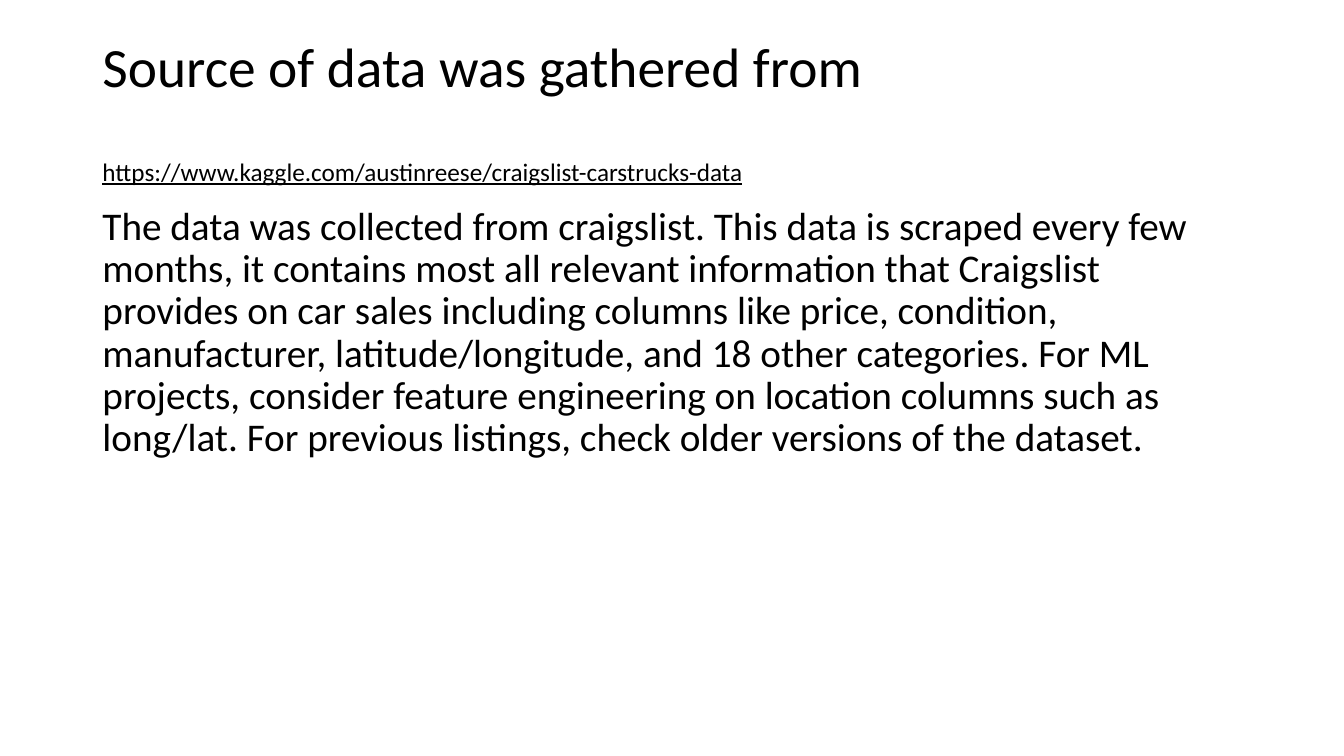
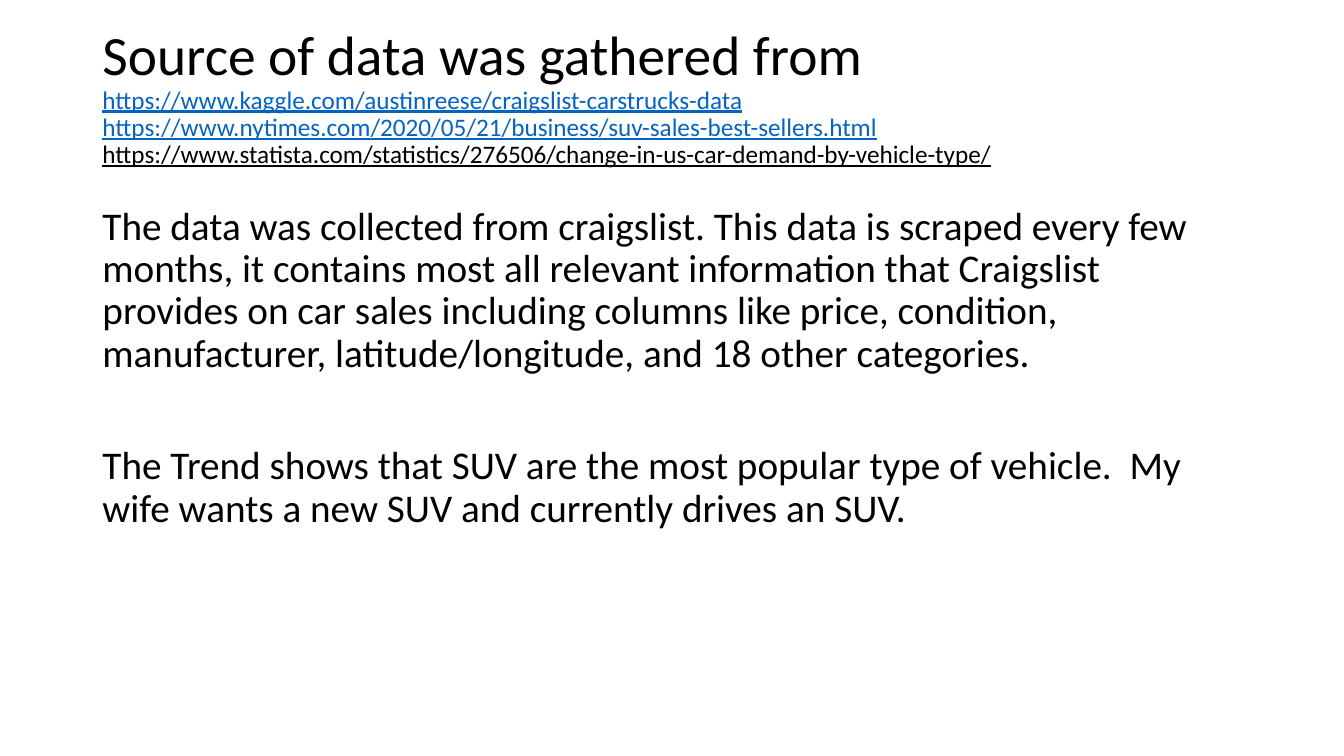
Before and after one commit to kwanjeff/DataTrack, a slide deck: slide 5 of Capstone 3/FinalPresentation_UsedCar_Jeff_Kwan.pptx. Drawn at 1344x756 pixels with LibreOffice and Linux fonts; fonts in the diff are those of the drawing. Boxes give left, top, right and bottom in pixels: in the first picture for what was removed or moved away, otherwise in the second. Text is boxed around its words. In the diff, an @@ line names an element or a change of style, - is before the commit and + after.

```diff
--- a/Capstone 3/FinalPresentation_UsedCar_Jeff_Kwan.pptx
+++ b/Capstone 3/FinalPresentation_UsedCar_Jeff_Kwan.pptx
@@ title at (102,36,990,168): text changed; text colour #000000 to #0563C1 @@
-Source of data was gathered from
-https://www.kaggle.com/austinreese/craigslist-carstrucks-data
+Source of data was gathered from
+https://www.kaggle.com/austinreese/craigslist-carstrucks-data
+https://www.nytimes.com/2020/05/21/business/suv-sales-best-sellers.html
+https://www.statista.com/statistics/276506/change-in-us-car-demand-by-vehicle-type/
@@ text at (102,212,1186,529): text changed @@
-The data was collected from craigslist. This data is scraped every few months, it contains most all relevant information that Craigslist provides on car sales including columns like price, condition, manufacturer, latitude/longitude, and 18 other categories. For ML projects, consider feature engineering on location columns such as long/lat. For previous listings, check older versions of the dataset.
+The data was collected from craigslist. This data is scraped every few months, it contains most all relevant information that Craigslist provides on car sales including columns like price, condition, manufacturer, latitude/longitude, and 18 other categories.
+The Trend shows that SUV are the most popular type of vehicle. My wife wants a new SUV and currently drives an SUV.
```
Also in this commit, not shown: 6 slides added, 5 slides removed.
